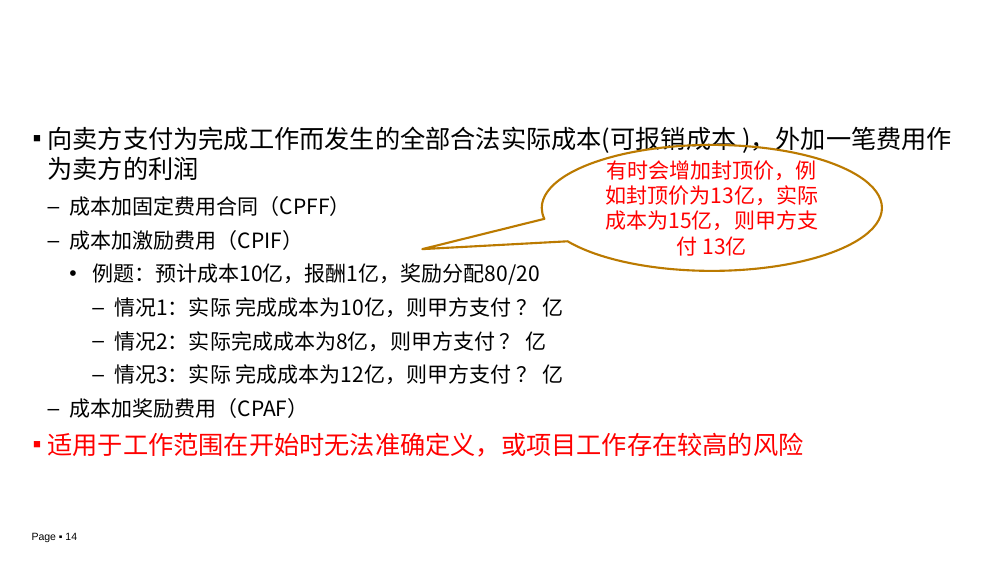
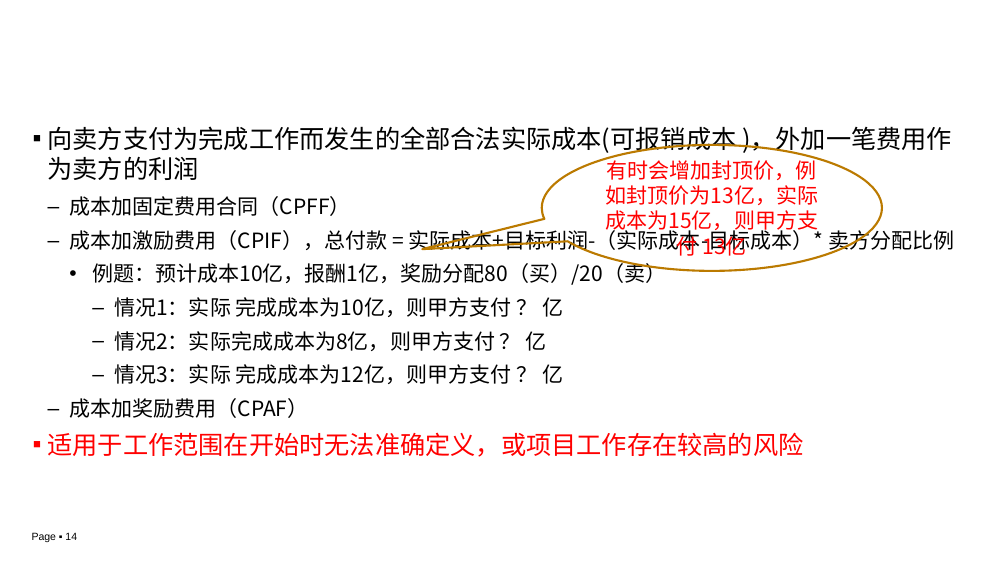
Before and after one commit to edu2act/course-IT-Project-Management, a slide deck: slide 14 of materials/slides/ch03-7.pptx. Drawn at 1008x567 pixels with LibreOffice and Linux fonts; fonts in the diff are those of the drawing; background and template pictures are left out. Boxes give left, top, right and bottom in pixels: in the first picture for what was removed or moved away, otherwise in the second. Text is boxed around its words. In the diff, an @@ line names an element or a change of style, - is before the commit and + after.

```diff
--- a/materials/slides/ch03-7.pptx
+++ b/materials/slides/ch03-7.pptx
@@ text at [69,227,954,285]: text changed @@
-  – 成本加激励费用（CPIF）
-    • 例题：预计成本10亿，报酬1亿，奖励分配80/20
+  – 成本加激励费用（CPIF），总付款 = 实际成本+目标利润-（实际成本-目标成本）* 卖方分配比例
+    • 例题：预计成本10亿，报酬1亿，奖励分配80（买）/20（卖）
```
Also in this commit, not shown: 2 other slides changed, 11 other files.
